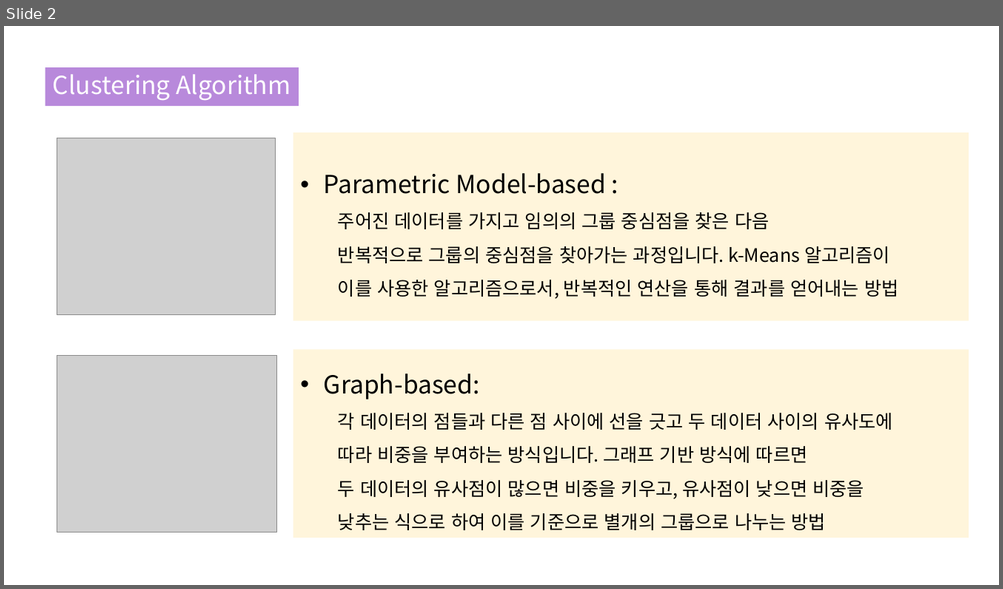
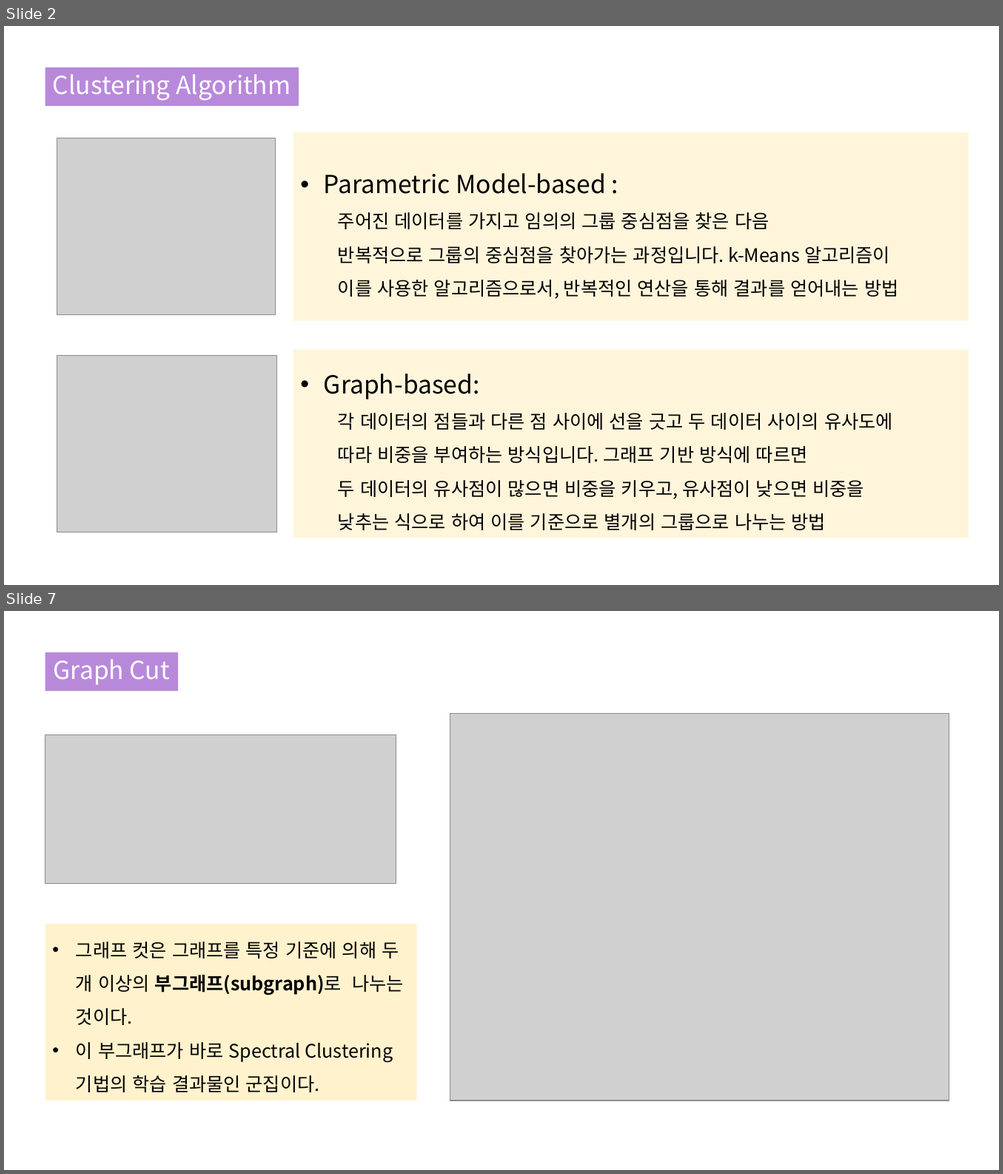
Before and after one commit to Blockhead4/Python-Project, a slide deck: Purrsong/Spectral Clustering_190822.pptx. Shown one above the other, each under a label of ours: slide 2 before the commit, slides 2 and 7 after it; the slides between them are not shown. The pictures are 1003x589 and 1003x1174 pixels, drawn with LibreOffice and Linux fonts; fonts in the diff are those of the drawing; grey boxes stand for pictures. Boxes give left, top, right and bottom in pixels: in the first picture for what was removed or moved away, otherwise in the second. Text is boxed around its words. In the diff, an @@ line names an element or a change of style, - is before the commit and + after.

```diff
--- a/Purrsong/Spectral Clustering_190822.pptx
+++ b/Purrsong/Spectral Clustering_190822.pptx
@@ slide 7 added at [4,611,999,1170], background #FFFFFF @@
@@ rectangle added at [45,652,178,692], fill #B889DB, 24 pt, text #FFFFFF @@
+Graph Cut
@@ picture added at [449,714,948,1101] @@
@@ picture added at [45,735,396,884] @@
@@ rectangle added at [45,923,417,1100], fill #FFF2CC, 18 pt, text #000000 @@
+• 그래프 컷은 그래프를 특정 기준에 의해 두 개 이상의 부그래프(subgraph)로 나누는 것이다.
+• 이 부그래프가 바로 Spectral Clustering 기법의 학습 결과물인 군집이다.
```
Also in this commit, not shown: 4 slides changed, 12 other slides added, 1 slide removed.
